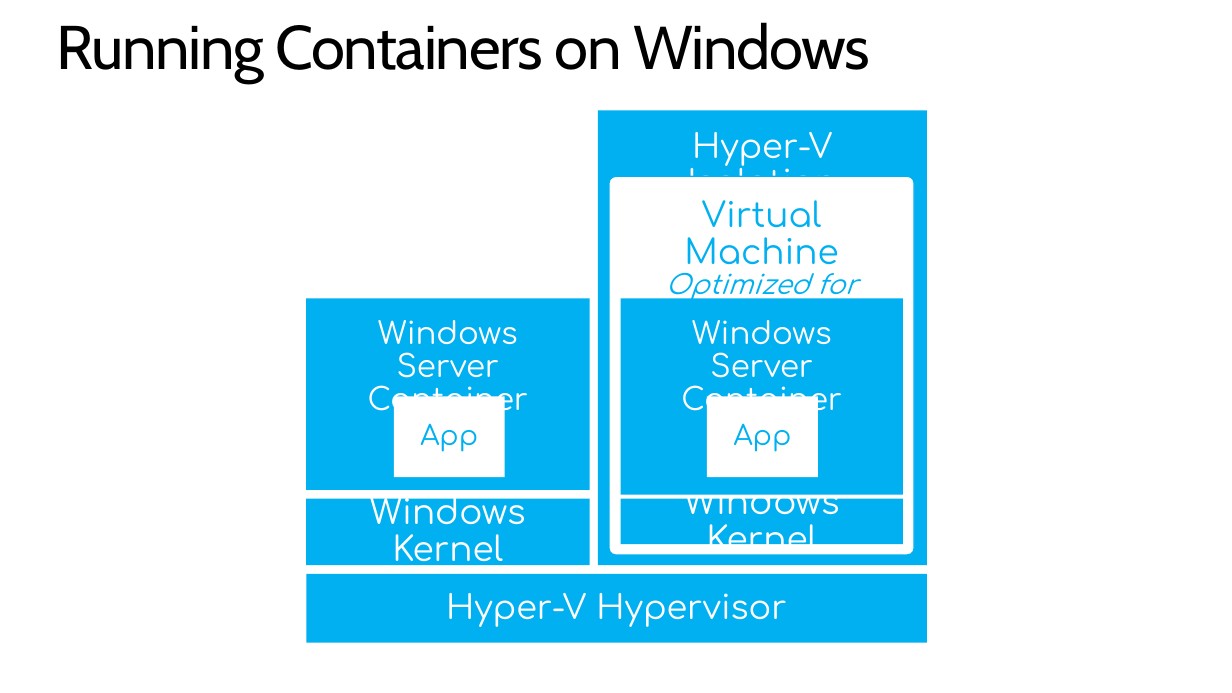
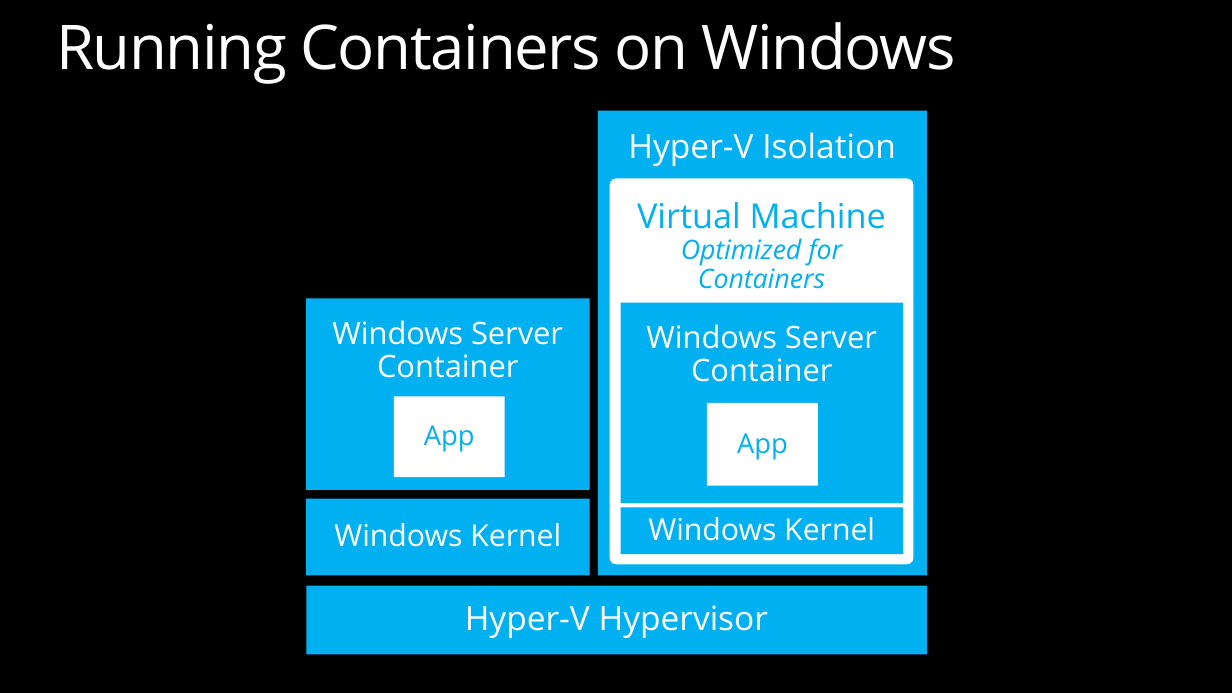
Before and after one commit to dotnet-presentations/dotnetcore-workshop, a slide deck: slide 7 of 5. Containers/netcore-containers.pptx. Drawn at 1232x693 pixels with LibreOffice and Linux fonts; fonts in the diff are those of the drawing. Boxes give left, top, right and bottom in pixels: in the first picture for what was removed or moved away, otherwise in the second. Text is boxed around its words. In the diff, an @@ line names an element or a change of style, - is before the commit and + after.

Commit message:
Updates to Web, Containers, and Standard

```diff
--- a/5. Containers/netcore-containers.pptx
+++ b/5. Containers/netcore-containers.pptx
@@ background #FFFFFF to #000000 @@
@@ text "Running Containers on Windows" at (56,22,956,84): font Cabin to Open Sans, text colour #000000 to #FFFFFF @@
@@ rectangle "Hyper-V Isolation": place and size @@
-rectangle "Hyper-V Isolation" at (598,111,927,565)
+rectangle "Hyper-V Isolation" at (598,111,927,575)
@@ rounded rectangle "Virtual Machine Optimized for Containers": place and size @@
-rounded rectangle "Virtual Machine Optimized for Containers" at (609,177,914,555)
+rounded rectangle "Virtual Machine Optimized for Containers" at (609,178,914,564)
@@ rectangle "Windows Server Container": place and size @@
-rectangle "Windows Server Container" at (621,298,902,495)
+rectangle "Windows Server Container" at (621,303,902,503)
@@ rectangle "App": place and size @@
-rectangle "App" at (707,397,817,477)
+rectangle "App" at (707,403,817,486)
@@ rectangle "Windows Kernel": place and size @@
-rectangle "Windows Kernel" at (306,498,590,564)
+rectangle "Windows Kernel" at (306,498,590,575)
@@ rectangle "Windows Kernel" at (306,498,590,575): size 27.2 to 24 pt, font Comfortaa to Open Sans @@
@@ rectangle "Windows Kernel" at (621,507,902,554): size 27.2 to 24 pt, font Comfortaa to Open Sans @@
@@ rectangle "Windows Kernel": place and size @@
-rectangle "Windows Kernel" at (621,498,902,544)
+rectangle "Windows Kernel" at (621,507,902,554)
@@ font Comfortaa to Open Sans in 7 elements at (306,298,590,489), (394,397,505,477), (598,111,927,575), (609,178,914,564), (621,303,902,503), (707,403,817,486), (306,585,927,654) @@
@@ rectangle "Hyper-V Hypervisor": place and size @@
-rectangle "Hyper-V Hypervisor" at (306,573,927,642)
+rectangle "Hyper-V Hypervisor" at (306,585,927,654)
```
Also in this commit, not shown: 13 other slides changed, 1 slide added, 2 slides removed, 10 other files.
